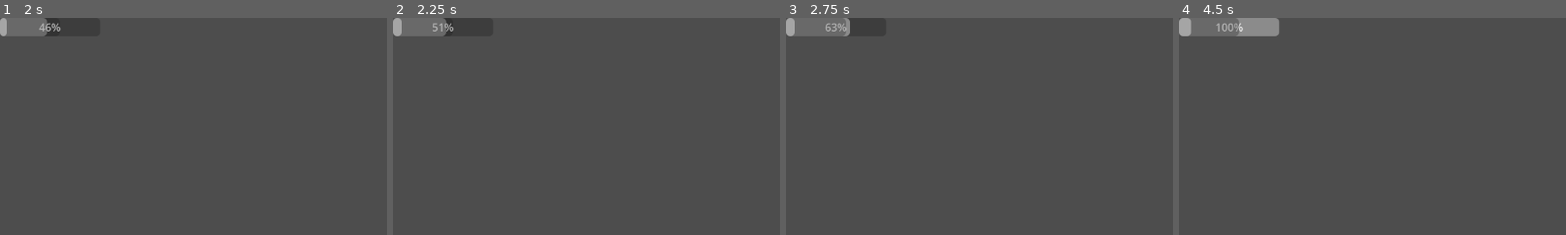
Above: before the commit, frames 1-4 (left to right).
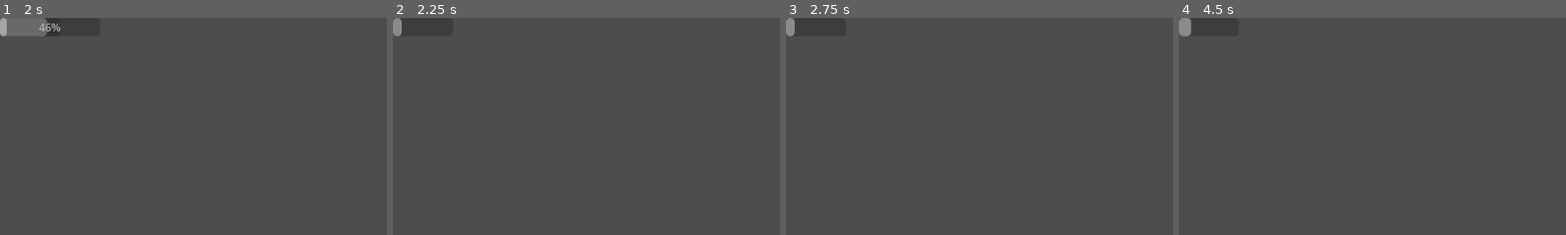
Above: after the commit, the same moments.

Repository: boneyard24/VGGJ2026
Game: Godot game, scene res://coreytest/coreytestscene.tscn
Two runs of this game, one before a commit and one after it. Both use one fixed random seed, a clock stepped at 60 frames per second and the inputs below. The project has no main scene, so this scene is started directly.
Inputs:
- Up to frame 1 (2 s): tap Enter at 1.25 s; hold Left (ui_left) from 1.28 s (still down)
- Up to frame 2 (2.25 s): tap Space at 2 s; release Left (ui_left) at 2.03 s
- Up to frame 3 (2.75 s): no input
- Up to frame 4 (4.5 s): tap Enter at 2.75 s; hold Left (ui_left) from 3.53 s (still down); tap Space at 4.25 s
The pictures show only the part of the screen within x 0-50%, y 0-50%; the shares and areas given below are measured in that part.

Frame 1 is identical in both runs. In frame 2, 1.2% of the frame differs, in the area x 0-16%, y 0-9%; in frame 3, 1.4%; in frame 4, 2.2%, in the area x 0-26%, y 0-9%.

Commit message:
game manager can spawn and track qte events and successes

Diff:
--- a/trainger/Scenes/GameManager/GameManager.tscn
+++ b/trainger/Scenes/GameManager/GameManager.tscn
@@ -4,3 +4,7 @@
 
 [node name="GameManager" type="Node2D" unique_id=270048902]
 script = ExtResource("1_tqytt")
+
+[node name="Timer" type="Timer" parent="." unique_id=697382115]
+one_shot = true
+autostart = true
--- a/trainger/Scenes/GameManager/game_manager.gd
+++ b/trainger/Scenes/GameManager/game_manager.gd
@@ -1,11 +1,30 @@
 extends Node2D
 
+@onready var popupTimer := $Timer
+
+#const QTEScene: PackedScene = preload("res://Scenes/QTE/QTEPopup.tscn")
+@onready var QTEScene = preload("res://Scenes/QTE/QTEPopup.tscn")
 
 # Called when the node enters the scene tree for the first time.
 func _ready() -> void:
-	pass # Replace with function body.
+	popupTimer.timeout.connect(SpawnQTE)
+	popupTimer.start(2) # Manually start the timer if Auto Start is off
 
 
 # Called every frame. 'delta' is the elapsed time since the previous frame.
 func _process(delta: float) -> void:
 	pass
+
+func SpawnQTE() -> void:
+	print("SPAWNQTE")
+	var instance : qte_popup = QTEScene.instantiate()
+	#QTEScene.instantiate()
+	#QTEScene.MinTime = 1
+	#QTEScene.MaxTime = 3
+	add_child(instance)
+	instance.qte_popup_complete.connect(_qte_result)
+	#.connect(_on_timer_timeout)
+	#var new_qte = qte_popup.
+
+func _qte_result(eventSuccess: bool) -> void:
+	print("GM: Event Success - ", eventSuccess)
--- a/trainger/Scenes/QTE/QTEPopup.tscn
+++ b/trainger/Scenes/QTE/QTEPopup.tscn
@@ -2,13 +2,12 @@
 
 [ext_resource type="Script" uid="uid://c80hj0bya80f4" path="res://Scenes/QTE/qte_popup.gd" id="1_ng8vx"]
 
-[node name="QtePopup" type="Node2D" unique_id=1741924764 node_paths=PackedStringArray("QTETimer")]
+[node name="QtePopup" type="Node2D" unique_id=1741924764]
 script = ExtResource("1_ng8vx")
-QTETimer = NodePath("Timer")
 
 [node name="Sprite2D" type="Sprite2D" parent="." unique_id=2106237570]
 
-[node name="Timer" type="Timer" parent="." unique_id=1801738351]
+[node name="QTETimer" type="Timer" parent="." unique_id=1801738351]
 one_shot = true
 autostart = true
 
--- a/trainger/Scenes/QTE/qte_popup.gd
+++ b/trainger/Scenes/QTE/qte_popup.gd
@@ -1,13 +1,16 @@
 class_name qte_popup extends Node2D
 
-@export var QTETimer : Timer
-@export var MinTime := 1.0
-@export var MaxTime := 5.0
+#todo: stop the progress bar on success
 
+@onready var QTETimer : Timer = $QTETimer
 @onready var TimerBar : ProgressBar = $ProgressBar
-var timer_bar_progress := 0.0
 
-signal qte_popup_done(eventSuccess : bool)
+var MinTime := 1.0
+var MaxTime := 5.0
+
+var _timer_bar_progress := 0.0
+
+signal qte_popup_complete(eventSuccess : bool)
 #@onready var timer: Timer = $Timer # Reference the Timer node
 
 # Called when the node enters the scene tree for the first time.
@@ -21,7 +24,6 @@
 	QTETimer.timeout.connect(_on_timer_timeout)
 	QTETimer.start(randTime) # Manually start the timer if Auto Start is off
 
-
 # Called every frame. 'delta' is the elapsed time since the previous frame.
 func _process(delta: float) -> void:
 	update_progress_bar(delta)
@@ -29,7 +31,7 @@
 func _on_timer_timeout():
 	# Code to execute when the timer finishes
 	print("QTE_POPUP TIMER COMPLETED! FAIL")
-	qte_popup_done.emit(false)
+	end_qte(false)
 	# You can restart the timer here if not One Shot:
 	# timer.start()
 
@@ -37,8 +39,12 @@
 	if (event.is_action_released("ui_left", true)) :
 		QTETimer.stop() #stop the timer
 		print("QTE_POPUP TIMER COMPLETED! SUCCESS")
-		qte_popup_done.emit(true)
+		end_qte(true)
 
 func update_progress_bar(delta: float):
-	timer_bar_progress += delta
-	TimerBar.value = timer_bar_progress
+	_timer_bar_progress += delta
+	TimerBar.value = _timer_bar_progress
+
+func end_qte(successful: bool):
+	qte_popup_complete.emit(successful)
+	queue_free()
--- a/trainger/coreytest/coreytest.gd
+++ b/trainger/coreytest/coreytest.gd
@@ -8,7 +8,7 @@
 
 # Called when the node enters the scene tree for the first time.
 func _ready() -> void:
-	QTEPOP.qte_popup_done.connect(_on_qteTimer_completed)
+	QTEPOP.qte_popup_complete.connect(_on_qteTimer_completed)
 
 
 # Called every frame. 'delta' is the elapsed time since the previous frame.
